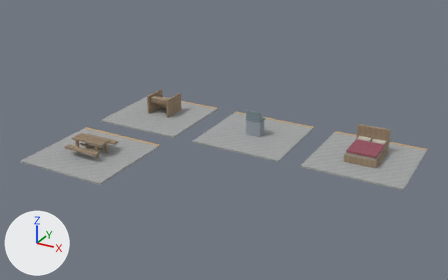
The glTF model development/levels/primitive-props-v1/site-kits/level_blockout_kit_wld_16_p04.glb as it was, and as the next commit left it.
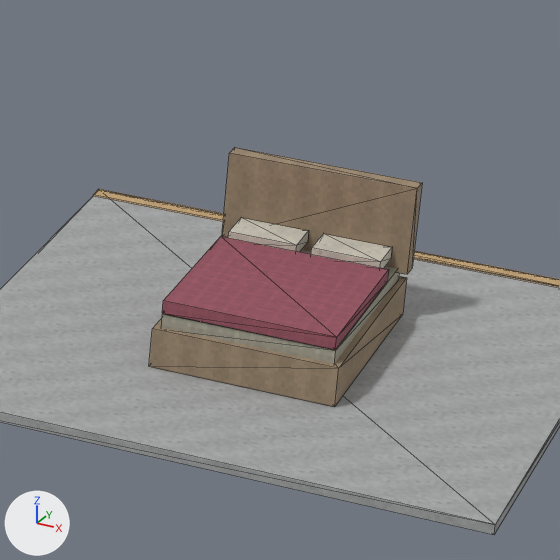
There are two pictures of each version: one whole from a 50 mm camera at (15.34, -28.37, 15.05) aimed at (-0.24, -0.05, 0.88), one close up on the part from 71% to 93% of the width and 35% to 70% of the height. Arrows for +X, +Y and +Z are at lower left; the lights stay in place. The last two pictures show the newer version. The close-ups show mesh edges as thin lines. Vertices at exactly the same position are counted once.

Names of what the first close-up shows: 'level_blockout_kit_wld_16_p04'.
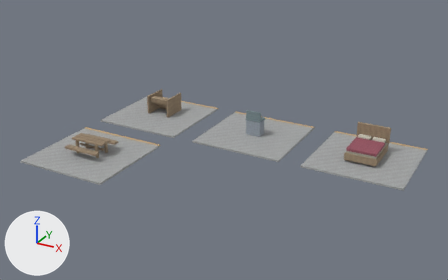
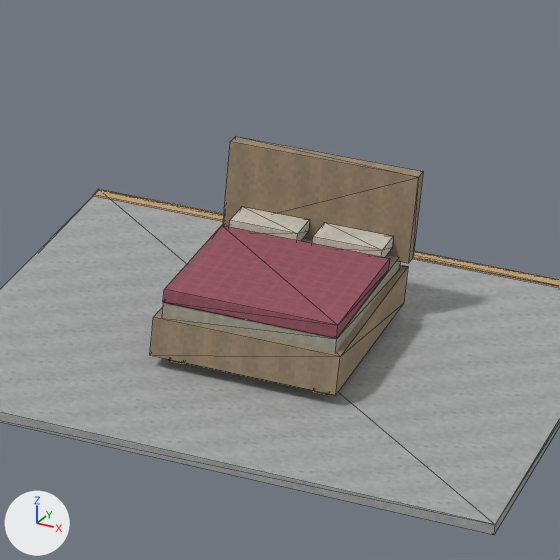
Scene script edits in JSON lines:
```json
{"block": "me_eight_pines_motor_lodge_map_kit_contact_room", "where": "# used by ob_level_blockout_kit_wld_16_p04; location = (0.0, 0.0, 0.0)"}
{"op": "remove", "block": "me_eight_pines_motor_lodge_map_kit_contact_room", "code": "me_eight_pines_motor_lodge_map_kit_contact_room.from_pydata(...)  # 360 vertices, 568 faces; spans x -9.8..9.8, y -6.3..6.3, z -0.1..1.5"}
{"op": "add", "block": "me_eight_pines_motor_lodge_map_kit_contact_room", "code": "me_eight_pines_motor_lodge_map_kit_contact_room.from_pydata(...)  # 392 vertices, 616 faces; spans x -9.8..9.8, y -6.3..6.3, z -0.1..1.5"}
{"block": "me_eight_pines_motor_lodge_map_kit_contact_room", "change": "me_eight_pines_motor_lodge_map_kit_contact_room part 1: a new loose piece, a box spanning x 6.05..7.95, y 4.53..4.7, z 0.62..1.54, in mat_blockout_wood"}
{"block": "me_eight_pines_motor_lodge_map_kit_contact_room", "change": "me_eight_pines_motor_lodge_map_kit_contact_room part 2"}
{"block": "me_eight_pines_motor_lodge_map_kit_contact_room", "change": "30 vertices are removed from x 6.1..7.9, y 2.3..4.7, z 0.0..1.4"}
{"block": "me_eight_pines_motor_lodge_map_kit_contact_room", "change": "72 faces are deleted"}
{"block": "me_eight_pines_motor_lodge_map_kit_contact_room", "change": "2 vertices move within x 6.2..7.8, y 4.1, z 0.8"}
{"block": "me_eight_pines_motor_lodge_map_kit_contact_room", "change": "22 vertices are added at x 6.1..7.9, y 2.3..4.7, z 0.1..0.9"}
{"block": "me_eight_pines_motor_lodge_map_kit_contact_room", "change": "12 new faces join them, mat_blockout_wood"}
{"block": "me_eight_pines_motor_lodge_map_kit_contact_room", "change": "12 new faces join them, mat_blockout_canvas"}
{"block": "me_eight_pines_motor_lodge_map_kit_contact_room", "change": "12 new faces join them, mat_blockout_redcloth"}
{"block": "me_eight_pines_motor_lodge_map_kit_contact_room", "change": "24 new faces join them, mat_blockout_ivory"}
{"block": "me_eight_pines_motor_lodge_map_kit_contact_room", "change": "other edits to the shape of me_eight_pines_motor_lodge_map_kit_contact_room do not show in these pictures"}
```

Boxes [x1, y1, x2, y2] around the edits, measured in the close-ups (560 x 560 px; the box of a moved part takes in the faces that stretch with it):
```json
{"object": "level_blockout_kit_wld_16_p04", "change": "reshaped", "before": [0, 148, 560, 535], "after": [0, 136, 560, 535]}
{"part": 1, "of": "me_eight_pines_motor_lodge_map_kit_contact_room", "change": "added", "after": [223, 136, 423, 263], "on screen": "brown"}
{"part": 2, "of": "me_eight_pines_motor_lodge_map_kit_contact_room", "change": "moved or reshaped", "before": [149, 148, 422, 407], "after": [150, 207, 408, 395]}
```
